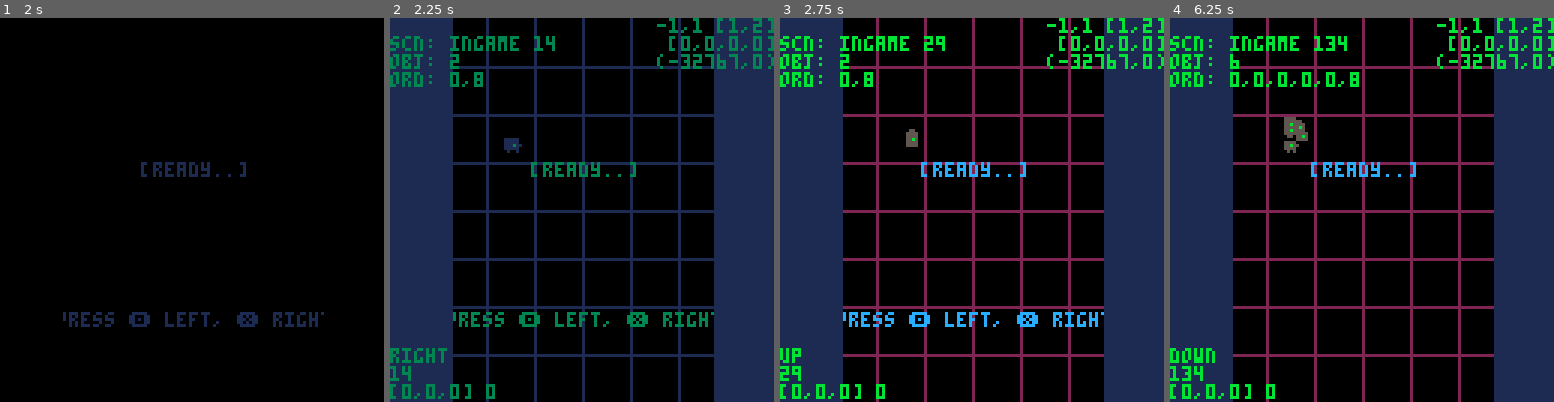
Above: before the commit, frames 1-4 (left to right).
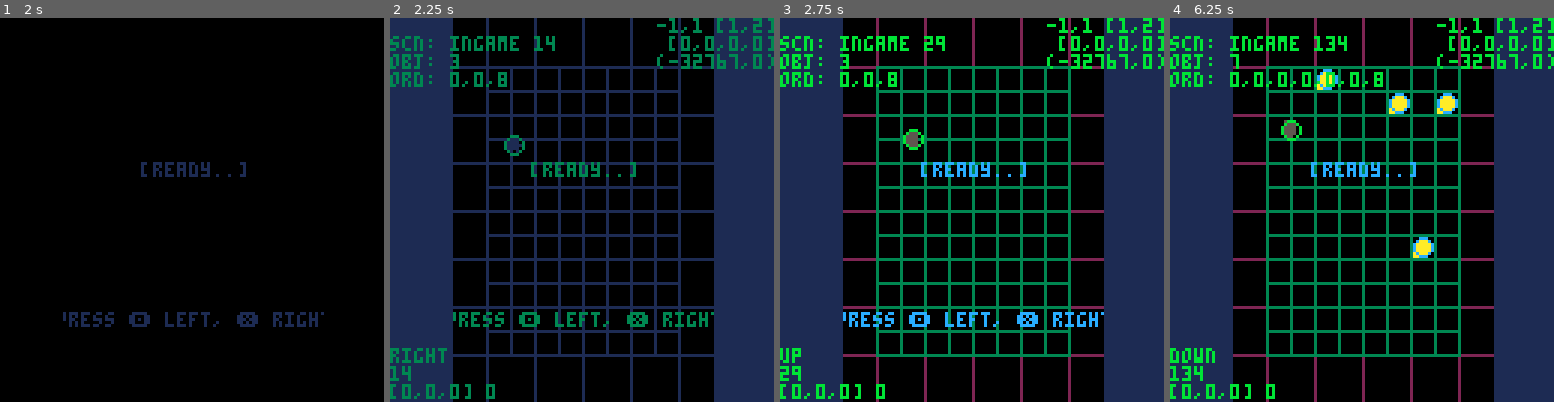
Above: after the commit, the same moments.

Repository: shuGH/pico8-nezu
Game: PICO-8 cartridge nezu.p8
Same seed, same stepped clock (60 frames per second), same inputs: the game is played once before the commit and once after it.
Inputs:
- Up to frame 1 (2 s): tap X (X key) at 0.33, 1.07, 1.85 s; tap O (Z key) at 0.7, 1.7 s; hold Right from 1.6 s (still down)
- Up to frame 2 (2.25 s): release Right at 2.1 s; tap O (Z key) at 2.1 s; hold Up from 2.15 s (still down)
- Up to frame 3 (2.75 s): release Up at 2.42 s; hold Right from 2.47 s (still down); tap O (Z key) at 2.5 s
- Up to frame 4 (6.25 s): tap O (Z key) every 0.4 s from 2.9 to 6.1 s; tap X (X key) at 2.97, 4.08, 5.2 s; release Right at 3.03 s; hold Left 3.08-3.58 s; hold Down 3.63-3.97 s; hold Right 4.02-4.68 s; hold Up 4.73-5.03 s; hold Left 5.08-5.68 s; hold Down 5.73-6.03 s; hold Right from 6.08 s (still down)

Frame 1 is identical in both runs. In frame 2, 4.4% of the frame differs, in the area x 15-75%, y 10-88%; in frame 3, 9.7%; in frame 4, 11%, in the area x 15-76%, y 9-89%.

Commit message:
Add: city and cheese

Diff:
--- a/nezu.p8
+++ b/nezu.p8
@@ -890,6 +890,22 @@
 -- cheese ------------------------
 
 char_cheese = p.define({
+	const = function(self, px, py, effect)
+		char_cheese._super.const(self,px,py,0,0,0,0)
+		self.effect = effect
+		self.size = 3
+	end,
+	dest = function(self)
+	end,
+
+	update = function(self,delta)
+		char_cheese._super.update(self,delta)
+	end,
+	draw = function(self)
+		spr(32,self.pos.x-4,self.pos.y-4,1,1)
+
+		if g_dbg then circ(self.pos.x,self.pos.y,self.size,12) end
+	end,
 })
 
 -- char ------------------------
@@ -907,7 +923,7 @@
 		self.anim = 0
 		self.anim_base = 0
 		self.anim_itvl = 8
-		self.size = 1
+		self.size = 3
 
 		-- state (idling, moving, damaged, dead)
 		self.state = "idling"
@@ -942,12 +958,9 @@
 		if self.dir == 'left'  then n += 4 end
 		if self.dir == 'right' then n += 6 end
 		-- local f = self.stun_remaining > 0.0 or self.state == "dead"
-		spr(n,self.pos.x-4,self.pos.y-4,1,1,
-			f and n%2 == 0,
-			f
-		)
-
-		if g_dbg then pset(self.pos.x,self.pos.y,11) end
+		spr(n,self.pos.x-4,self.pos.y-4,1,1)
+
+		if g_dbg then circ(self.pos.x,self.pos.y,self.size,11) end
 	end,
 
 	start = function(self)
@@ -969,9 +982,6 @@
 		end
 	end,
 
-	is_collide = function(self,obj)
-		-- return is_collide(posx,self.pos.y,self.size,obj.pos.x,obj.pos.y,obj.size)
-	end,
 	is_alive = function(self)
 		return self.state == "idling" or self.state == "moving"
 	end
@@ -1062,6 +1072,55 @@
 -- background ------------------------
 
 view_city = p.define({
+	const = function(self, px, py, w, h)
+		view_city._super.const(self,px,py)
+
+		self.w = w
+		self.h = h
+		self.unit = { x = 8, y = 8 }
+		self.scrl_vel = 1.2
+
+		-- obj: { px, py, s }
+		self.objs = {}
+		self:create_objs(0)
+	end,
+	dest = function(self)
+	end,
+	update = function(self,delta)
+	end,
+	draw = function(self)
+		foreach(self.objs,
+			function(obj)
+				spr(obj.s, obj.px, obj.py)
+			end
+		)
+
+		if g_dbg then
+			for i=0, self.w do
+				local x = self.pos.x + (self.unit.x * i)
+				line(x, self.pos.y, x, self.pos.y+(self.unit.y*self.h), 3)
+			end
+			for i=0, self.h do
+				local y = self.pos.y + (self.unit.y * i)
+				line(self.pos.x, y, self.pos.x+(self.unit.x*self.w), y, 3)
+			end
+		end
+	end,
+
+	scroll = function(self, delta)
+	end,
+	create_objs = function(self, offset)
+	end,
+	destroy_objs = function(self, offset)
+	end,
+	get_cheese_pos = function(self)
+		local xi = rndir(1,self.w)
+		local yi = rndir(1,self.h)
+		return {
+			x = self.pos.x + (xi-0.5)*self.unit.x,
+			y = self.pos.y + (yi-0.5)*self.unit.y
+		}
+	end
 })
 
 ------------------------------------------------------------------------------------------------
@@ -1172,13 +1231,14 @@
 
 function scn_ingame:init()
 	s_score = 0
-	-- self.city = p.create(view_city,32*5,-0.11,0)
+	self.city = p.create(view_city, 32, 16, 8, 12)
 	self.effect = p.create(effect_manager)
+
 	self.nezu = p.create(char_nezu, 40, 40, 10, 'right', self.effect)
 	self.nezu:start()
 	self.konezu_list = {}
-
 	-- self.neko = p.create(char_neko, 4, s_grd, self.effect)
+	self.cheese_list = {}
 	-- self.score = p.create(score_manager, self.nezu, self.effect)
 
 	self.started = false
@@ -1210,20 +1270,37 @@
 	)
 	self.konezu_list = {}
 	-- p.destroy(self.neko)
-	-- p.destroy(self.city)
+	foreach(self.cheese_list,
+		function(cheese) p.destroy(cheese) end
+	)
+	self.cheese_list = {}
+
+	p.destroy(self.city)
 end
 
 function scn_ingame:pre_update(delta)
 	s_dbg_log[1] = self.nezu.dir
 	s_dbg_log[2] = self.cnt
 
+	-- pre
 	self.nezu:pre_update(delta)
 	foreach(self.konezu_list,
 		function(konezu) konezu:pre_update(delta) end
 	)
 
+	-- check cheese
+	foreach(self.cheese_list,
+		function(c)
+			if self.nezu:is_collide(c) then
+				self:add_konezu()
+				self:remove_cheese(c)
+			end
+		end
+	)
+
+	-- test
 	if self.cnt % 30 == 0 then
-		self:add_konezu()
+		self:add_cheese()
 	end
 
 	if btnp(🅾️) then
@@ -1262,7 +1339,9 @@
 	local wait = target.delay
 	if #self.konezu_list > 0 then
 		target = self.konezu_list[#self.konezu_list]
-		wait = target.delay + target.wait
+		wait = target.delay
+		-- tekito delay
+		if target.wait > 0 then wait += target.wait + ((1/g_fps) * 1.6) end
 	end
 	local dir = target.dir
 	local konezu = p.create(char_konezu, target.pos.x, target.pos.y, target.v, target.dir, wait, self.effect)
@@ -1277,6 +1356,51 @@
 -- 		self:del_nezumi()
 -- 	end
 -- end
+
+function scn_ingame:add_cheese()
+	local pos = nil
+	for i=1, 20 do
+		local p = self.city:get_cheese_pos()
+		if self:check_cheese(p) then
+			pos = p
+			break
+		end
+	end
+	if pos != nil then
+		local cheese = p.create(char_cheese, pos.x, pos.y, self.effect)
+		add(self.cheese_list, cheese)
+	end
+end
+
+function scn_ingame:remove_cheese(cheese)
+	del(self.cheese_list, cheese)
+	p.destroy(cheese)
+end
+
+function scn_ingame:check_cheese(pos)
+	local obj = {
+		pos = pos,
+		size = 4
+	}
+	if self.nezu:is_collide(obj) then
+		return false
+	end
+
+	local f = true
+	foreach(self.konezu_list,
+		function(kn)
+			if kn:is_collide(obj) then f = false end
+		end
+	)
+	if f == false then return false end
+	foreach(self.cheese_list,
+		function(c)
+			if c:is_collide(obj) then f = false end
+		end
+	)
+	if f == false then return false end
+	return true
+end
 
 ------------------------------------------------------------------------------------------------
 -- result
@@ -1481,14 +1605,14 @@
 00000000000000000000000000000000000000000000000000000000000000000000000000000000000000000000000000000000000000000000000000000000
 00000000000000000000000000000000000000000000000000000000000000000000000000000000000000000000000000000000000000000000000000000000
 00000000000000000000000000000000000000000000000000000000000000000000000000000000000000000000000000000000000000000000000000000000
-00000000000000000000000000000000000000000000000000000000000000000000000000000000000000000000000000000000000000000000000000000000
-00000000000000000000000000000000000000000000000000000000000000000000000000000000000000000000000000000000000000000000000000000000
-00000000000000000000000000000000000000000000000000000000000000000000000000000000000000000000000000000000000000000000000000000000
-00000000000000000000000000000000000000000000000000000000000000000000000000000000000000000000000000000000000000000000000000000000
-00000000000000000000000000000000000000000000000000000000000000000000000000000000000000000000000000000000000000000000000000000000
-00000000000000000000000000000000000000000000000000000000000000000000000000000000000000000000000000000000000000000000000000000000
-00000000000000000000000000000000000000000000000000000000000000000000000000000000000000000000000000000000000000000000000000000000
-00000000000000000000000000000000000000000000000000000000000000000000000000000000000000000000000000000000000000000000000000000000
+555555556666666622222222dddddddd8888888899999999ccccccccdddddddd33333333bbbbbbbb33333333bbbbbbbb00000000000000000000000000000000
+555555556666666622222222dddddddd8888888899999999ccccccccdddddddd33333333bbbbbbbb33333333bbbbbbbb00000000055500000000000000099000
+555555556666666622222222dddddddd8888888899999999ccccccccdddddddd33333333bbbbbbbb33333333bbbbbbbb00888880055500007777777700099000
+555555556666666622222222dddddddd8888888899999999ccccccccdddddddd33333333bbbbbbbb33333333bbbbbbbb00888880055500000707070000009000
+555555556666666622222222dddddddd8888888899999999ccccccccdddddddd33333333bbbbbbbb33333333bbbbbbbb08888888050000000707070000099000
+555555556666666622222222dddddddd8888888899999999ccccccccdddddddd33333333bbbbbbbb33333333bbbbbbbb08888888050000007777777700999990
+555555556666666622222222dddddddd8888888899999999ccccccccdddddddd33333333bbbbbbbb33333333bbbbbbbb00550550050000000000000000999990
+555555556666666622222222dddddddd8888888899999999ccccccccdddddddd33333333bbbbbbbb33333333bbbbbbbb00000000000000000000000000000000
 00000000000000000000000000000000000000000000000000000000000000000000000000000000000000000000000000000000000000000000000000000000
 00000000000000000000000000000000000000000000000000000000000000000000000000000000000000000000000000000000000000000000000000000000
 00000000000000000000000000000000000000000000000000000000000000000000000000000000000000000000000000000000000000000000000000000000
